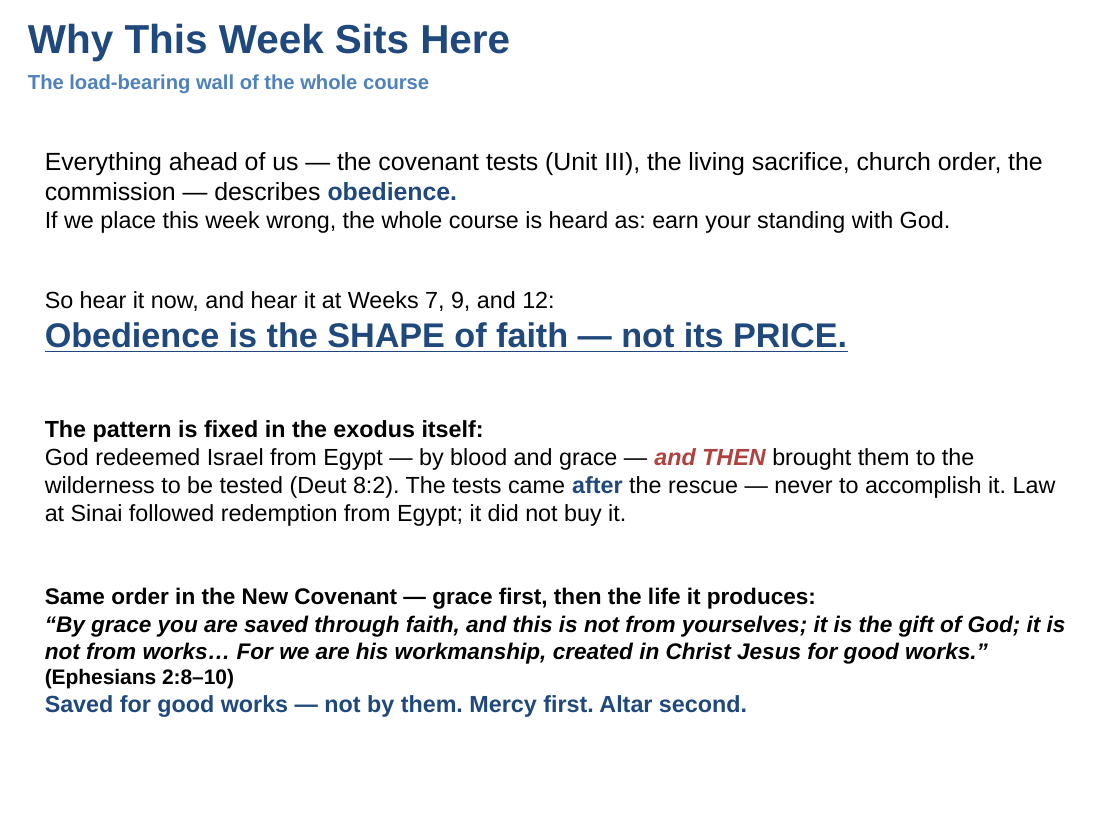
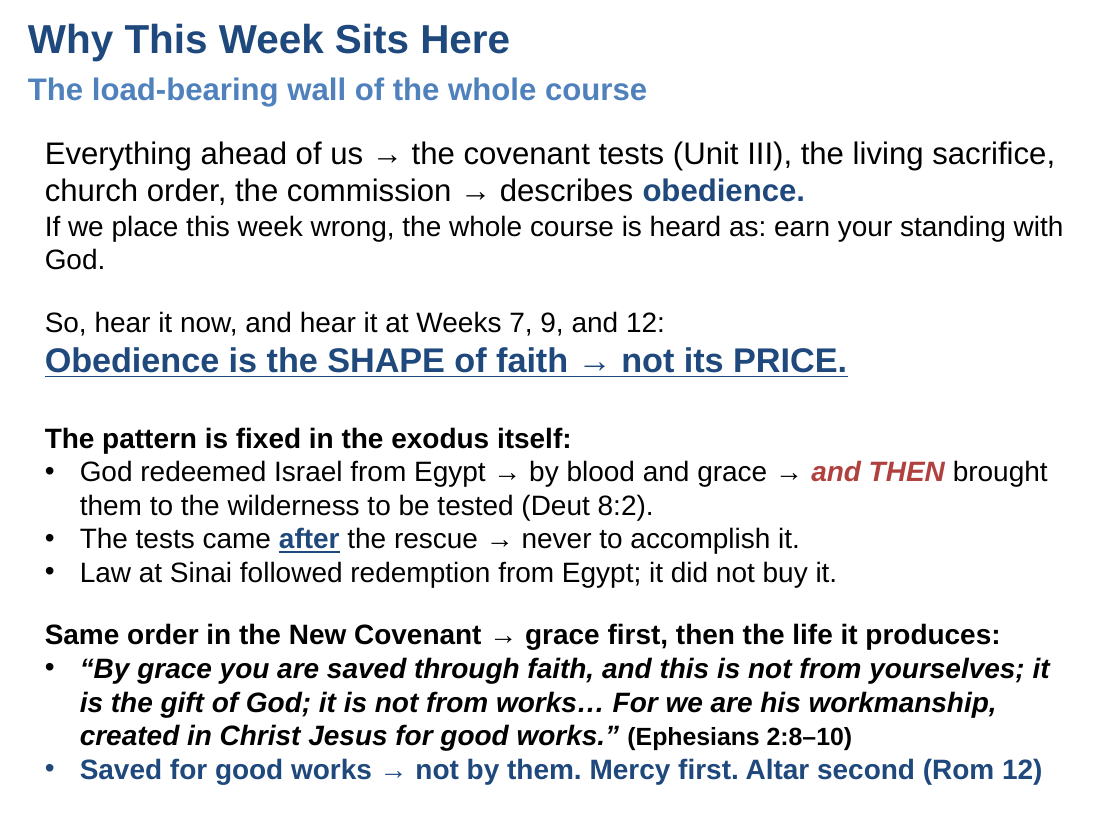
Before and after one commit to UsefulEngines/EvangelismPublic, a slide deck: slide 4 of 2026-Q4/04-TwoRighteousnesses/Week04-TwoRighteousnesses.pptx. Drawn at 1120x840 pixels with LibreOffice and Linux fonts; fonts in the diff are those of the drawing. Boxes give left, top, right and bottom in pixels: in the first picture for what was removed or moved away, otherwise in the second. Text is boxed around its words. In the diff, an @@ line names an element or a change of style, - is before the commit and + after.

```diff
--- a/2026-Q4/04-TwoRighteousnesses/Week04-TwoRighteousnesses.pptx
+++ b/2026-Q4/04-TwoRighteousnesses/Week04-TwoRighteousnesses.pptx
@@ text "The load-bearing wall of the ..." at bbox=[28, 77, 647, 106]: size 13 to 20 pt @@
@@ text at bbox=[45, 141, 1064, 270]: text changed; size 16 to 20 pt @@
-Everything ahead of us — the covenant tests (Unit III), the living sacrifice, church order, the commission — describes obedience.
-If we place this week wrong, the whole course is heard as: earn your standing with God.
+Everything ahead of us → the covenant tests (Unit III), the living sacrifice, church order, the commission → describes obedience.
+If we place this week wrong, the whole course is heard as: earn your standing with God.
@@ text at bbox=[45, 311, 847, 377]: text changed; size 22 to 18 pt; text colour #1F497D to #000000; bold off @@
-So hear it now, and hear it at Weeks 7, 9, and 12:
-Obedience is the SHAPE of faith — not its PRICE.
+So, hear it now, and hear it at Weeks 7, 9, and 12:
+Obedience is the SHAPE of faith → not its PRICE.
@@ text at bbox=[45, 427, 1048, 587]: text changed; size 15 to 18 pt @@
-The pattern is fixed in the exodus itself:
-God redeemed Israel from Egypt — by blood and grace — and THEN brought them to the wilderness to be tested (Deut 8:2). The tests came after the rescue — never to accomplish it. Law at Sinai followed redemption from Egypt; it did not buy it.
+The pattern is fixed in the exodus itself:
+• God redeemed Israel from Egypt → by blood and grace → and THEN brought them to the wilderness to be tested (Deut 8:2).
+• The tests came after the rescue → never to accomplish it.
+• Law at Sinai followed redemption from Egypt; it did not buy it.
@@ text at bbox=[45, 623, 1050, 784]: text changed; size 14.5 to 18 pt @@
-Same order in the New Covenant — grace first, then the life it produces:
-“By grace you are saved through faith, and this is not from yourselves; it is the gift of God; it is not from works… For we are his workmanship, created in Christ Jesus for good works.” (Ephesians 2:8–10)
-Saved for good works — not by them. Mercy first. Altar second.
+Same order in the New Covenant → grace first, then the life it produces:
+• “By grace you are saved through faith, and this is not from yourselves; it is the gift of God; it is not from works… For we are his workmanship, created in Christ Jesus for good works.” (Ephesians 2:8–10)
+• Saved for good works → not by them. Mercy first. Altar second (Rom 12)
```
Also in this commit, not shown: 6 other slides changed, 2 other files.
